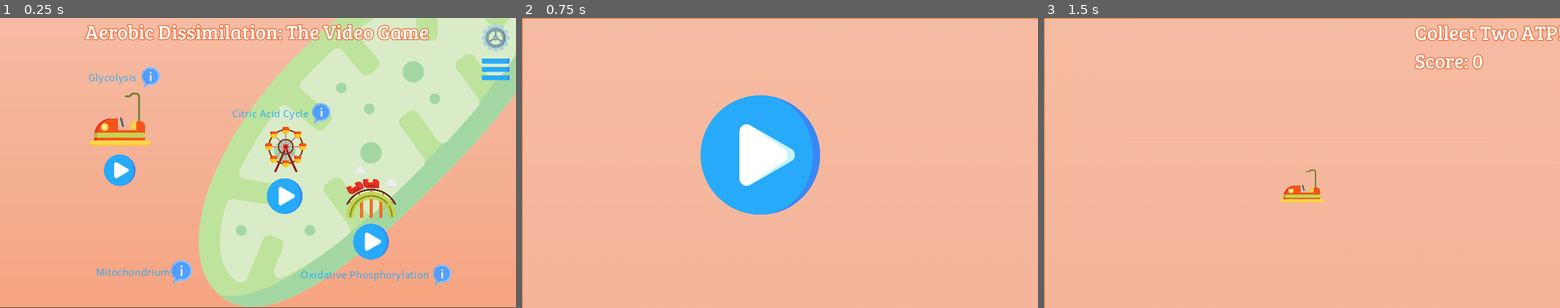
Above: before the commit, frames 1-3 (left to right).
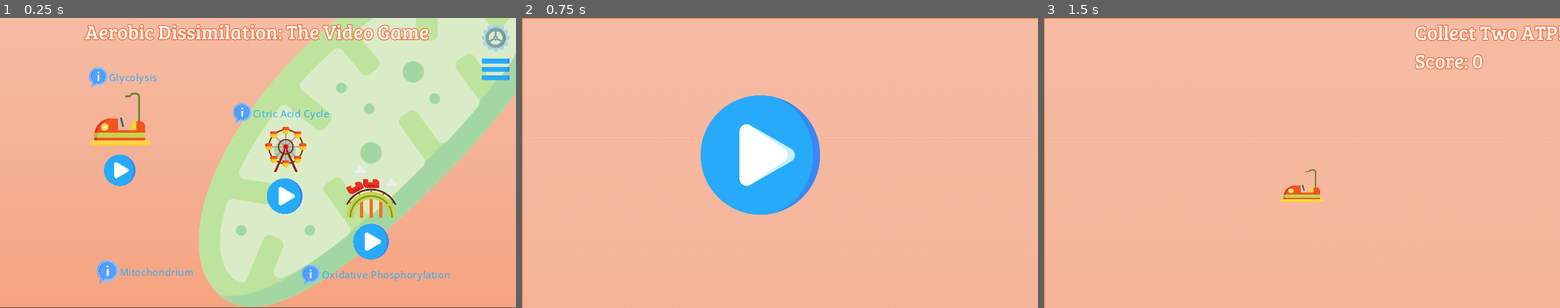
Above: after the commit, the same moments.

Repository: JJWRoeloffs/AerobicDissimilationGame
Game: Godot game, scene res://src/scenes/Main.tscn
Two runs of this game, one before a commit and one after it. Both use one fixed random seed, a clock stepped at 60 frames per second and the inputs below. The project has no main scene, so this scene is started directly.
Inputs (mouse positions are in pixels of both pictures, inside the frame that each line leads up to):
- Up to frame 1 (0.25 s): no input
- Up to frame 2 (0.75 s): click (640, 171) at 0.5 s
- Up to frame 3 (1.5 s): click (1281, 154) at 1.25 s

The runs differ from the first frame. In frame 1, 2.2% of the frame differs, in the area x 17-88%, y 16-92%; in frame 2, nothing differs; in frame 3, nothing differs.

Commit message:
Miscelanious changes

Diff:
--- a/src/scenes/infomenus/InfoMenuControl.tscn
+++ b/src/scenes/infomenus/InfoMenuControl.tscn
@@ -34,13 +34,13 @@
 
 [node name="EscapeButton" parent="InfoRect/VBoxContainer" instance=ExtResource( 4 )]
 anchor_right = 0.0
-margin_right = 524.0
+margin_right = 393.0
 margin_bottom = 20.0
-align = 0
+size_flags_stretch_ratio = 0.0
 
 [node name="InfoTitle" type="RichTextLabel" parent="InfoRect/VBoxContainer"]
 margin_top = 24.0
-margin_right = 524.0
+margin_right = 393.0
 margin_bottom = 94.0
 focus_mode = 2
 size_flags_horizontal = 3
@@ -52,7 +52,7 @@
 
 [node name="InfoText" type="RichTextLabel" parent="InfoRect/VBoxContainer"]
 margin_top = 98.0
-margin_right = 524.0
+margin_right = 393.0
 margin_bottom = 648.0
 size_flags_horizontal = 3
 size_flags_vertical = 3
--- a/src/scenes/menu/CellMap.tscn
+++ b/src/scenes/menu/CellMap.tscn
@@ -13,6 +13,9 @@
 margin_right = 1280.0
 margin_bottom = 720.0
 theme = ExtResource( 4 )
+__meta__ = {
+"_edit_use_anchors_": false
+}
 
 [node name="CellBackground" type="TextureRect" parent="."]
 anchor_right = 1.0
@@ -97,9 +100,7 @@
 text = "Glycolysis"
 icon = ExtResource( 7 )
 align = 0
-icon_align = 2
 linked_text = "res://assets/texts/glycolysis.txt"
-
 
 [node name="InfoCAC" parent="." instance=ExtResource( 6 )]
 anchor_left = 0.445313
@@ -110,7 +111,6 @@
 text = "Citric Acid Cycle"
 icon = ExtResource( 7 )
 align = 0
-icon_align = 2
 linked_text = "res://assets/texts/citric_acid_cycle.txt"
 
 [node name="InfoOxPho" parent="." instance=ExtResource( 6 )]
@@ -122,7 +122,6 @@
 text = "Oxidative Phosphorylation"
 icon = ExtResource( 7 )
 align = 0
-icon_align = 2
 linked_text = "res://assets/texts/oxidative_phosphorylation.txt"
 
 [node name="InfoMicho" parent="." instance=ExtResource( 6 )]
@@ -136,5 +135,4 @@
 text = "Mitochondrium"
 icon = ExtResource( 7 )
 align = 0
-icon_align = 2
 linked_text = "res://assets/texts/mitochondrium.txt"
--- a/src/scenes/menu/InstructionMenu.tscn
+++ b/src/scenes/menu/InstructionMenu.tscn
@@ -57,6 +57,9 @@
 theme = ExtResource( 1 )
 text = "Instructions to Aerobic Dissimilation: The Video Game
 "
+__meta__ = {
+"_edit_use_anchors_": false
+}
 
 [node name="InstructionText" type="RichTextLabel" parent="InstructionsControl"]
 anchor_right = 0.5
@@ -79,6 +82,9 @@
 custom_colors/default_color = Color( 0, 0, 0, 1 )
 text = "Welcome to our fair of Aerobic Dissimilation. You will get all the information on how a glucose molecule is turned into energy that humans can use to fuel all kinds of processes in our bodies while riding in bumper cars and roller coasters.
 "
+__meta__ = {
+"_edit_use_anchors_": false
+}
 
 [node name="PlayButton" parent="InstructionsControl" instance=ExtResource( 5 )]
 anchor_left = 0.730625
@@ -86,7 +92,6 @@
 anchor_right = 0.800625
 anchor_bottom = 0.789778
 align = 0
-icon_align = 1
 next_scene_path = "res://src/scenes/Main.tscn"
 
 [node name="PlayText" type="RichTextLabel" parent="InstructionsControl"]
@@ -98,3 +103,6 @@
 margin_bottom = 600.68
 theme = ExtResource( 1 )
 text = "Play"
+__meta__ = {
+"_edit_use_anchors_": false
+}
